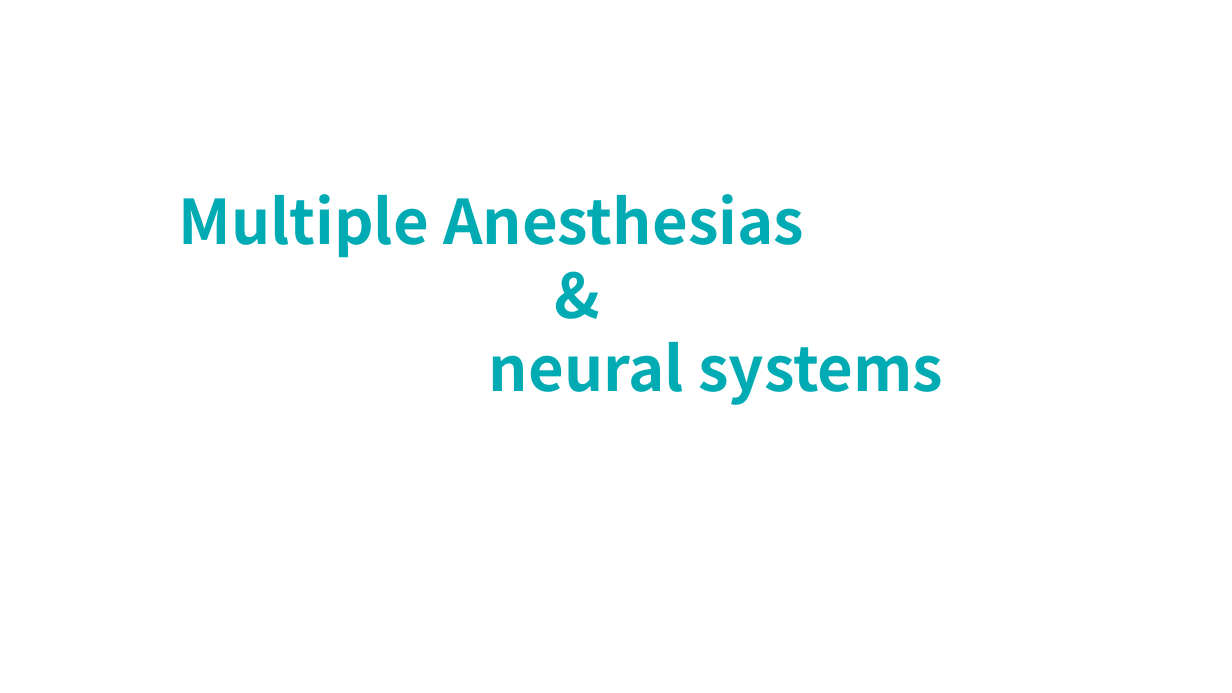
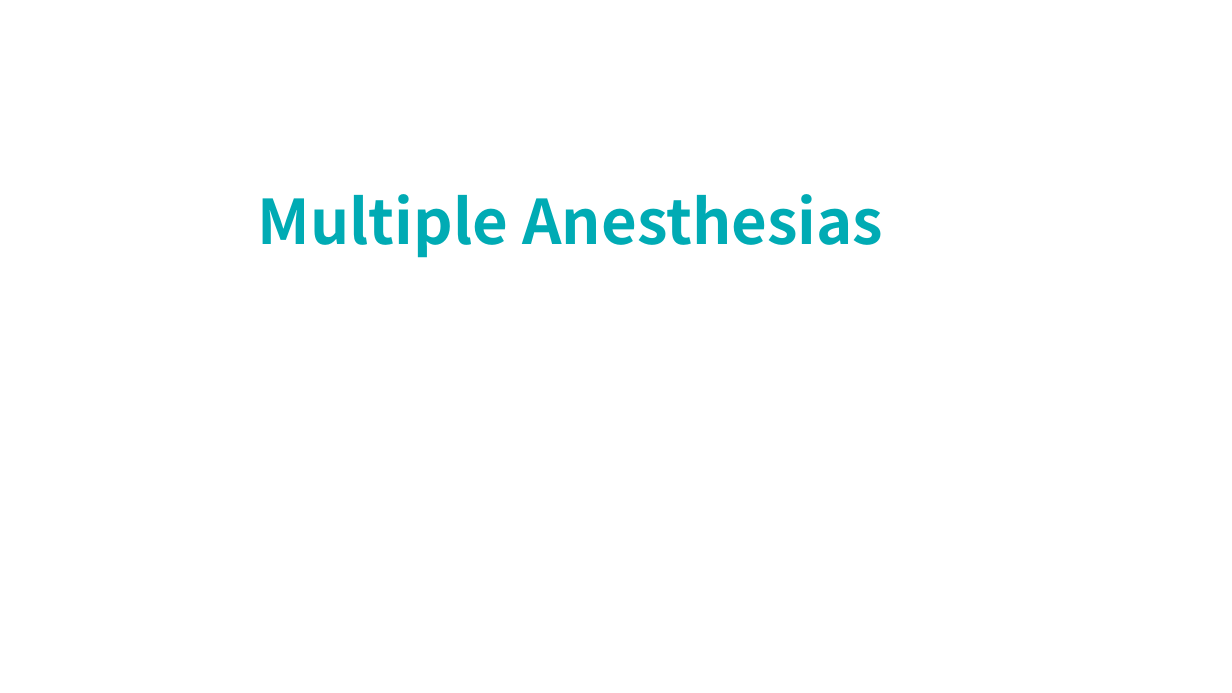
Before and after one commit to lsyoath/sheepy, a slide deck: slide 1 of Papers/Anesthesias&Neural systems.pptx. Drawn at 1232x693 pixels with LibreOffice and Linux fonts; fonts in the diff are those of the drawing. Boxes give left, top, right and bottom in pixels: in the first picture for what was removed or moved away, otherwise in the second. Text is boxed around its words. In the diff, an @@ line names an element or a change of style, - is before the commit and + after.

```diff
--- a/Papers/Anesthesias&Neural systems.pptx
+++ b/Papers/Anesthesias&Neural systems.pptx
@@ text "Multiple Anesthesias" at box(258, 194, 883, 258): alignment left to centre @@
@@ text at box(489, 342, 943, 405): paragraphs removed @@
-&
-neural systems
```
Also in this commit, not shown: 2 other slides changed, 8 slides added, 2 slides removed, 2 other files.
